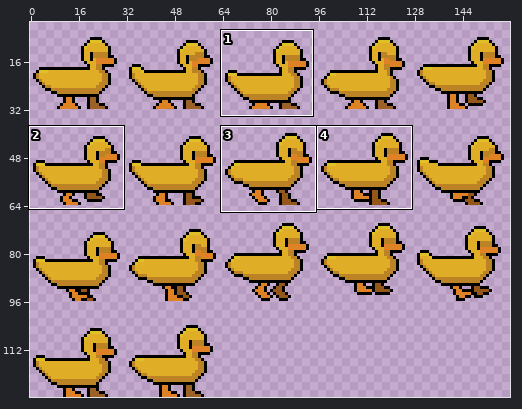
Two states of a sprite sheet, assets/sprites/entities/duck-Sheet.png. The picture above shows the old version from afar; the outline marks the close-up.
Close-up. Old version:
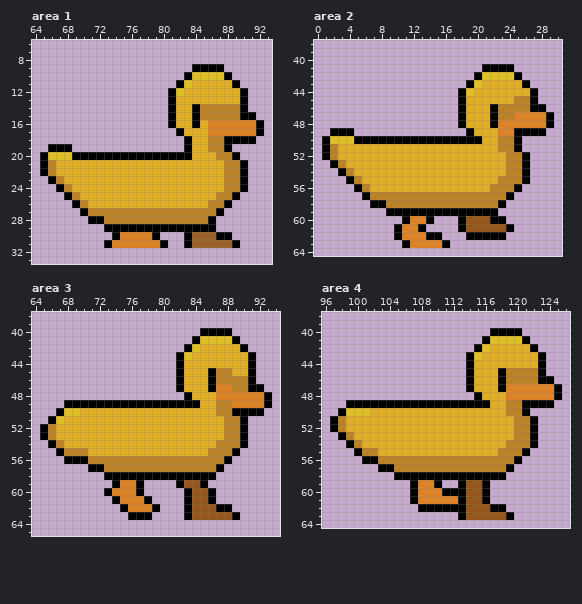
The file is 160x128 pixels. Shown: area 1: x 64..93, y 6..33; area 2: x 0..30, y 38..64; area 3: x 64..94, y 38..65; area 4: x 96..126, y 38..64. The wide view leaves out empty margins. The commit also changed other parts of the picture, which this record leaves out.
The result:
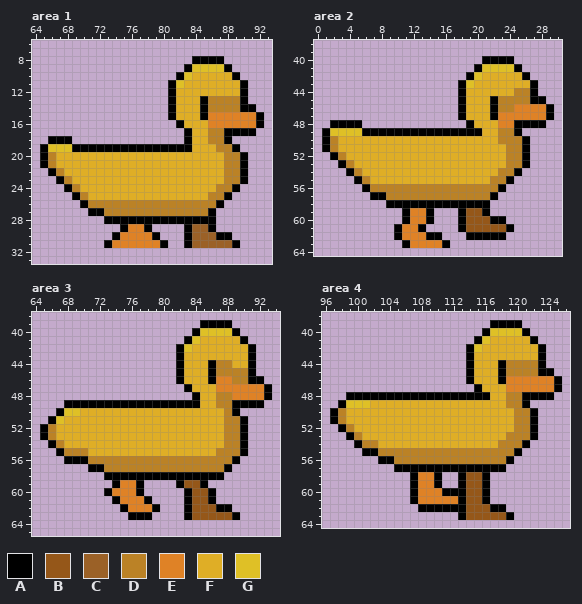
Palette (. is transparent): A #000000  B #955719  C #9b6127  D #bb8226  E #df8226  F #dfae26  G #dfc026
Edits made:
Changed rows in their new state; - is an unchanged pixel.
Area 1:
first column x 65:
 8 -------------------AAAA-----
 9 ------------------AGGGGA----
10 -----------------AGFFFFFA---
11 ----------------AGF-----FA--
12 -----------------F----------
13 --------------------ADDDD---
14 -------------------FA-----A-
15 -------------------FAEEEEEEA
16 ----------------.A-F--------
17 -----------------.A--DDAAAA.
18 -AAA--------------------...-
19 AGGGAAAAAAAAAAAAAA---F-DA---
20 -DFFFFFFFFFFFFFFFFF---F-DA--
22 .AD-------------------------
23 -.AD------------------------
24 --.AD-----------------D-A.--
25 ---.AD---------------D-A.---
26 ----.ADDDDDDDDDDDDDDD-A.----
27 -----.AA-------------A.-----
28 ------..AAAAAAAAAAAAA-------
29 --------..-EE-....-CC-------
Area 2:
first column x 1:
40 --------------------AAAA-----
41 -------------------AGGGGA----
42 ------------------AGFFFFFA---
43 -----------------AGF-----FA--
44 ------------------F-----DD---
45 ---------------------ADD---A-
46 ------------------------EEEEA
47 ----------------------EE-----
48 -AAAA------------.A--F--AAAA.
49 AGGGGAAAAAAAAAAAAA-A--DD-...-
50 -DFFFFFFFFFFFFFFFFFF----DA---
51 ----------------------F-DA---
52 .AD--------------------------
53 -.AD-------------------------
54 --.AD-----------------D-A.---
55 ---.AD---------------D-A..---
56 ----.ADDDDDDDDDDDDDDD-A..----
57 -----.AA-------------A..-----
58 ------..AAAAAAAAAAAAA..------
59 --------..-EE-...-BB-.-------
Area 3:
first column x 82:
39 ---AAAA-----
40 --AGGGGA----
41 -AGFFFFFA---
42 AGF-----FA--
43 -F----------
44 ----ADD-----
45 -------DD---
46 -----EE---A-
47 .A--F--EEEEA
48 -.A--DD-----
49 -------AAAA.
50 -----F--...-
first column x 86:
54 -F---
55 F--DA
56 --DA-
57 -DA--
58 -A---
Area 4:
first column x 97:
39 --------------------AAAA-----
40 -------------------AGGGGA----
41 ------------------AGFFFFFA---
42 -----------------AGF-----FA--
43 ------------------F----------
44 ---------------------ADDDD---
45 ---------------------------A-
46 ----------------------EEEEEEA
47 -----------------.A--F-------
48 --AAAAAAAAAAAAAAAA-A--DDAAAA.
49 -AGGGFFFFFFFFFFFFFFF-----...-
50 ADFFF-----------------F-DA---
52 .AD--------------------------
53 -.AD------------------D------
54 --.ADD---------------D--A.---
55 ---.AADDDDDDDDDDDDDDD--A.----
56 ----..AA--------------A.-----
57 ------..AAAAAAAAAAAAAA.------
58 --------..-EE-..-BB-..-------
Boxes around the changes in both close-ups, in picture pixels (x1, y1, x2, y2):
changed: (40, 56, 264, 232)
changed: (322, 56, 554, 216)
changed: (176, 320, 272, 480)
changed: (330, 320, 562, 480)
